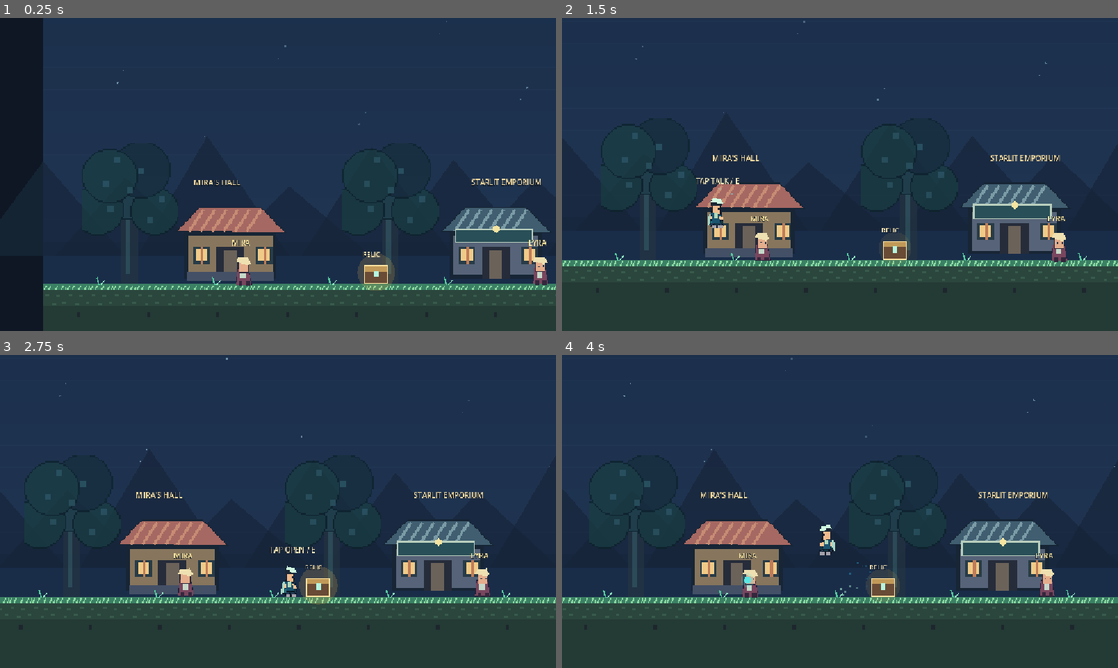
Above: before the commit, frames 1-4 (two rows, left to right).
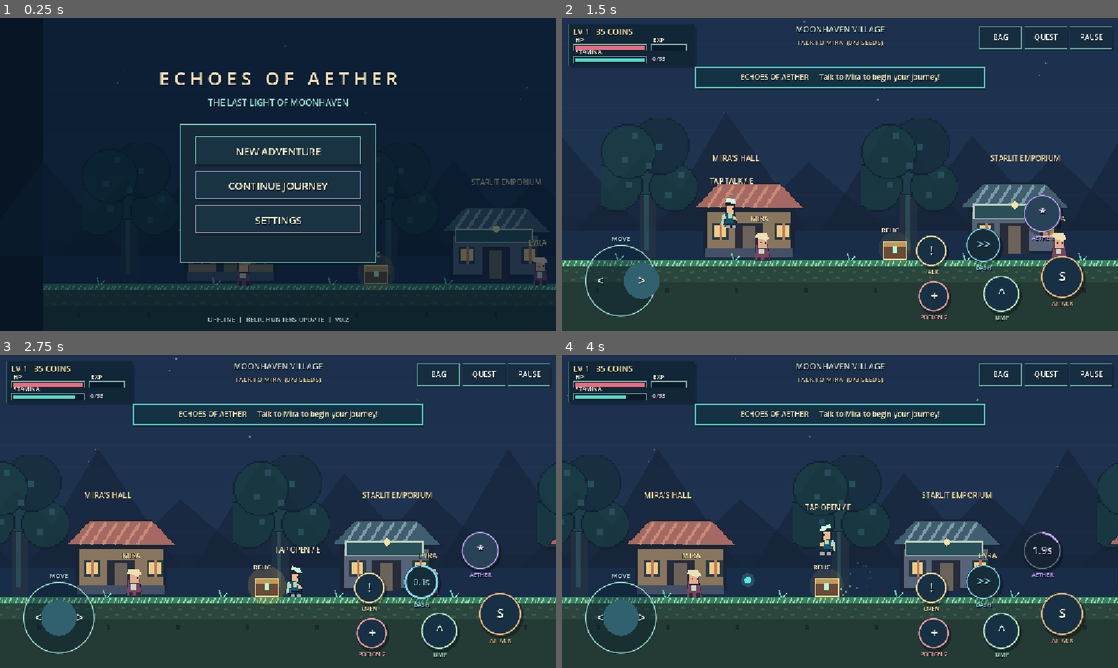
Above: after the commit, the same moments.

Repository: LokiJ07/EchoesOfAether
Game: Godot game, scene res://scenes/Main.tscn
The game is run twice, just before and just after one commit, with the same random seed, the same clock (stepped at 60 frames per second) and the same inputs.
Inputs (mouse positions are in pixels of both pictures, inside the frame that each line leads up to):
- Up to frame 1 (0.25 s): no input
- Up to frame 2 (1.5 s): tap Enter at 0.5 s; move the mouse to (962, 158) at 0.52 s; hold D 0.53-1.25 s; hold J 0.53-1.25 s; click (962, 158) at 0.67 s; tap Space at 0.77 s; drag from (728, 190) to (812, 237) at 1.27 s
- Up to frame 3 (2.75 s): move the mouse to (333, 442) at 2.02 s; hold D from 2.03 s (still down); tap Shift at 2.1 s
- Up to frame 4 (4 s): release D at 2.75 s; drag from (812, 574) to (673, 464) at 2.77 s; move the mouse to (1006, 558) at 3.52 s; hold A from 3.53 s (still down); tap L at 3.6 s; tap Space at 3.77 s

The runs differ from the first frame. In frame 1, 36% of the frame differs, in the area x 7-100%, y 0-98%; in frame 2, 6.0%; in frame 3, 17%; in frame 4, 17%.
Error before the commit: Parse Error: Cannot infer the type of "moth_done" variable because the value doesn't have a set type. (res://scripts/HUD.gd:305)

Commit message:
fix(godot): type quest hunt status flags for HUD parsing

Diff:
--- a/scripts/HUD.gd
+++ b/scripts/HUD.gd
@@ -302,8 +302,8 @@
 	for i in range(entries.size()):
 		text(Vector2(x, y + i * 31.0), ("[DONE] " if done[i] else "[    ] ") + entries[i], 17, Color("83e6bf") if done[i] else Color("f3e4c4"))
 	text(Vector2(x, y + 154.0), "OPTIONAL HUNTS  -  automatic one-time rewards", 17, Color("ebd596"))
-	var moth_done := game.claimed_hunts.has("moth")
-	var guard_done := game.claimed_hunts.has("sentinel")
+	var moth_done: bool = game.claimed_hunts.has("moth")
+	var guard_done: bool = game.claimed_hunts.has("sentinel")
 	text(Vector2(x, y + 190.0), ("[DONE] " if moth_done else "[    ] ") + "Dusk Moths: %d/3    Reward: 75 coins + 1 potion" % mini(3, game.hunted_moths), 16, Color("a2ead1") if moth_done else Color("e9e2cf"))
 	text(Vector2(x, y + 221.0), ("[DONE] " if guard_done else "[    ] ") + "Stone Sentinels: %d/2    Reward: 100 coins + 15 max HP" % mini(2, game.hunted_sentinels), 16, Color("a2ead1") if guard_done else Color("e9e2cf"))
 	text(Vector2(x, y + 269.0), "RELIC HUNT: %d / 6 caches opened  |  %d shards left" % [game.opened_caches.size(), game.relic_shards], 17, Color("f2dba4"))
